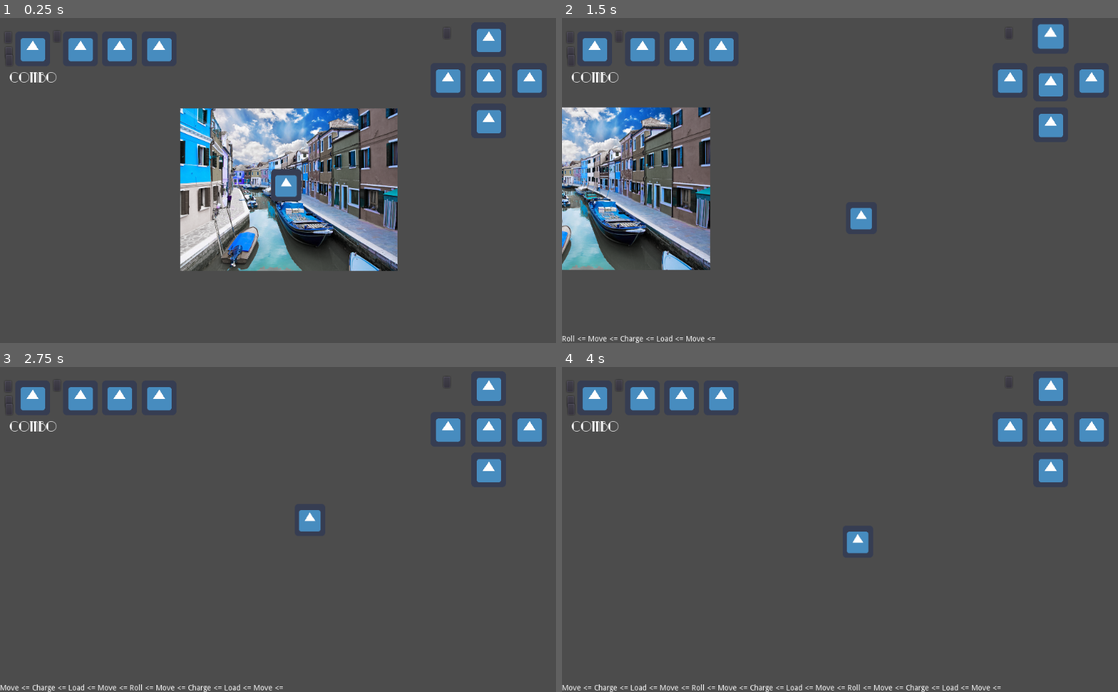
Above: before the commit, frames 1-4 (two rows, left to right).
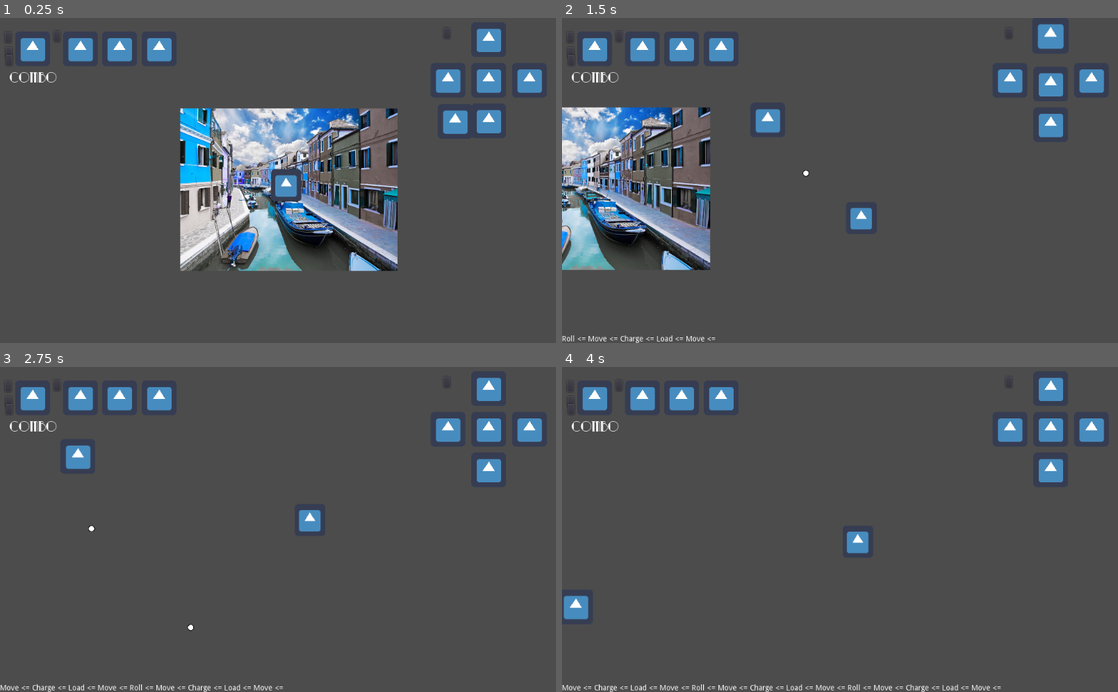
Above: after the commit, the same moments.

Repository: andrebariani/gmtk2022
Game: Godot game, scene res://src/Main.tscn
Two runs of this game, one before a commit and one after it. Both use one fixed random seed, a clock stepped at 60 frames per second and the inputs below. The engine's default icon, where the game draws it, is replaced by a stand-in: a white triangle on a blue panel in a dark square.
Inputs (mouse positions are in pixels of both pictures, inside the frame that each line leads up to):
- Up to frame 1 (0.25 s): no input
- Up to frame 2 (1.5 s): move the mouse to (962, 164) at 0.52 s; hold D (move_right) 0.53-1.28 s; click (962, 164) at 0.6 s; move the mouse to (728, 196) at 1.27 s; hold S (move_down) from 1.28 s (still down); tap Space (roll) at 1.35 s
- Up to frame 3 (2.75 s): move the mouse to (333, 458) at 2.02 s; release S (move_down) at 2.03 s; hold D (move_right) from 2.03 s (still down); click (333, 458) at 2.1 s
- Up to frame 4 (4 s): move the mouse to (812, 594) at 2.77 s; release D (move_right) at 2.78 s; hold W (move_up) 2.78-3.53 s; tap Space (roll) at 2.85 s; move the mouse to (1006, 578) at 3.52 s; hold A (move_left) from 3.53 s (still down); click (1006, 578) at 3.6 s

The runs differ from the first frame. In frame 1, 0.3% of the frame differs, in the area x 79-85%, y 28-36%; in frame 2, 0.3%; in frame 3, 0.4%, in the area x 11-35%, y 24-82%; in frame 4, 0.3%.

Commit message:
knockback

Diff:
--- a/src/Main.tscn
+++ b/src/Main.tscn
@@ -6,6 +6,7 @@
 [ext_resource path="res://src/ui/UI.tscn" type="PackedScene" id=4]
 [ext_resource path="res://src/Main.gd" type="Script" id=5]
 [ext_resource path="res://src/shaders/burano.png" type="Texture" id=6]
+[ext_resource path="res://src/entities/enemies/Ranged_enemy.tscn" type="PackedScene" id=7]
 
 [node name="Main" type="Node2D"]
 script = ExtResource( 5 )
@@ -26,4 +27,8 @@
 
 [node name="ScreenShaders" parent="CanvasLayer" instance=ExtResource( 3 )]
 
+[node name="Ranged_enemy" parent="." instance=ExtResource( 7 )]
+position = Vector2( 627, -238 )
+collision_layer = 2
+
 [connection signal="rolled" from="Player" to="." method="_on_Player_rolled"]
--- a/src/entities/enemies/Bullet.gd
+++ b/src/entities/enemies/Bullet.gd
@@ -1,13 +1,12 @@
 extends KinematicBody2D
 
-var speed = 150
+var speed = 500
 var velocity = Vector2.ZERO
 var attributes
 
 
 func _process(delta):
 	if move_and_collide(velocity * speed * delta):
-		print("morri")
 		queue_free()
 
 
@@ -17,9 +16,7 @@
 
 
 func _on_Life_timer_timeout():
-	print("morri")
 	queue_free()
 
 func _on_Hitbox_area_entered(_area):
-	print("morri")
 	queue_free()
--- a/src/entities/enemies/Enemy_base.gd
+++ b/src/entities/enemies/Enemy_base.gd
@@ -2,13 +2,15 @@
 
 onready var Player = get_parent().get_node("Player")
 onready var collision_shape = $CollisionShape2D.shape
+onready var knockback_timer = $Knockback_timer
 export (float) var speed
 export (bool) var protector
 export (int) var color_number
-enum {NORMAL, KNOCKBACK}
+enum {NORMAL, KNOCKBACK, STOP}
 var color
 var movement_status = NORMAL
 var protections = 0
+var knockback_vector
 
 signal enemy_died(enemy)
 
--- a/src/entities/enemies/Enemy_base.tscn
+++ b/src/entities/enemies/Enemy_base.tscn
@@ -20,7 +20,6 @@
 [node name="CollisionShape2D" type="CollisionShape2D" parent="Hurtbox"]
 
 [node name="Knockback_timer" type="Timer" parent="."]
-wait_time = 0.5
 one_shot = true
 
 [connection signal="timeout" from="Knockback_timer" to="." method="_on_Knockback_timer_timeout"]
--- a/src/entities/enemies/Enemy_chaser.gd
+++ b/src/entities/enemies/Enemy_chaser.gd
@@ -4,5 +4,6 @@
 	if movement_status == NORMAL:
 		# var dodge_rotation = get_angle_to_dodge_obstacles($CollisionShape2D.shape.radius, 100)
 		move_and_slide(global_position.direction_to(Player.global_position) * speed * delta)
-	else:
-		move_and_slide(-global_position.direction_to(Player.global_position) * speed * delta * 3)
+	elif movement_status == KNOCKBACK:
+		var mult = $Knockback_timer.time_left / $Knockback_timer.wait_time
+		move_and_slide((knockback_vector * mult) * delta)
--- a/src/entities/enemies/Hurtbox.gd
+++ b/src/entities/enemies/Hurtbox.gd
@@ -4,10 +4,13 @@
 
 
 func take_damage(player_color):
-	if player_color == enemy.color and (enemy.protector or enemy.protections == 0):
+	if player_color == enemy.color_number and (enemy.protector or enemy.protections == 0):
 		enemy.die()
 		return true
 	return false
 
-func take_knockback(knockback):
-	pass
+func take_knockback(knockback_vector):
+	enemy.knockback_timer.start()
+	enemy.movement_status = enemy.KNOCKBACK
+	enemy.knockback_vector = knockback_vector
+	print(enemy.knockback_vector.length())
--- a/src/entities/enemies/Ranged_enemy.gd
+++ b/src/entities/enemies/Ranged_enemy.gd
@@ -9,17 +9,20 @@
 
 
 func on_process(delta):
+	movimentation(delta)
+	if movement_status == KNOCKBACK:
+		return
+
 	if aiming:
 		if not is_path_to_player_free():
+			movement_status = NORMAL
 			$Timer_shoot.stop()
 			aiming = false
 	elif in_range:
 		if is_path_to_player_free():
+			movement_status = STOP
 			$Timer_shoot.start()
 			aiming = true
-		movimentation(delta)
-	else:
-		movimentation(delta)
 
 
 func is_path_to_player_free():
@@ -37,10 +40,14 @@
 	in_range = false
 
 func _on_Timer_shoot_timeout():
-	shoot()
+	if movement_status != KNOCKBACK:
+		shoot()
+
 	if not in_range:
 		aiming = false
 		$Timer_shoot.stop()
+		if movement_status != KNOCKBACK:
+			movement_status = NORMAL
 
 func shoot():
 	# shoot_animation.play("Shoot")
--- a/src/entities/enemies/Ranged_enemy.tscn
+++ b/src/entities/enemies/Ranged_enemy.tscn
@@ -2,30 +2,33 @@
 
 [ext_resource path="res://src/entities/enemies/Enemy_chaser.tscn" type="PackedScene" id=1]
 [ext_resource path="res://src/entities/enemies/Ranged_enemy.gd" type="Script" id=2]
-[ext_resource path="res://src/entities/enemies/LG-bullet-power.png" type="Texture" id=3]
+[ext_resource path="res://icon.png" type="Texture" id=3]
 
-[sub_resource type="CircleShape2D" id=2]
-radius = 13.0
+[sub_resource type="RectangleShape2D" id=2]
+extents = Vector2( 29.5, 30 )
 
-[sub_resource type="CircleShape2D" id=3]
-radius = 13.0384
+[sub_resource type="RectangleShape2D" id=3]
+extents = Vector2( 29.5, 30.25 )
 
 [sub_resource type="CircleShape2D" id=1]
-radius = 250.0
+radius = 300.167
 
 [node name="Ranged_enemy" instance=ExtResource( 1 )]
+scale = Vector2( 2, 2 )
 collision_mask = 6
 script = ExtResource( 2 )
-speed = 5000.0
+speed = 10000.0
 color_number = 1
 
 [node name="Sprite" parent="." index="0"]
 texture = ExtResource( 3 )
 
 [node name="CollisionShape2D" parent="." index="1"]
+position = Vector2( 0, 1 )
 shape = SubResource( 2 )
 
 [node name="CollisionShape2D" parent="Hurtbox" index="0"]
+position = Vector2( -0.5, 1.25 )
 shape = SubResource( 3 )
 
 [node name="Range" type="Area2D" parent="." index="4"]
--- a/src/entities/player/Player.tscn
+++ b/src/entities/player/Player.tscn
@@ -81,8 +81,8 @@
 }
 
 [node name="Hitbox" type="Area2D" parent="."]
-collision_layer = 18
-collision_mask = 32
+collision_layer = 34
+collision_mask = 16
 monitoring = false
 monitorable = false
 
--- a/src/entities/player/states/Charge.gd
+++ b/src/entities/player/states/Charge.gd
@@ -38,6 +38,7 @@
 
 func _on_Hitbox_area_entered(area):
 	if area.has_method("take_damage"):
+		print('oi')
 		area.take_damage(e.current_enemy_type)
 
 	if area.has_method("take_knockback"):
--- a/src/spawner/Enemies_spawner.gd
+++ b/src/spawner/Enemies_spawner.gd
@@ -13,7 +13,7 @@
 	preload('res://src/entities/enemies/Protector_enemy.tscn')
 ]
 var attack_enemies = [
-
+	preload('res://src/entities/enemies/Ranged_enemy.tscn')
 ]
 
 var game_time = 0
@@ -38,11 +38,17 @@
 	$Timer.start(SPAWN_DELAY)
 
 func spawn_enemies():
-	while current_spawn_points != 0:
-		var selected = enemies[rng.randi_range(0, get_possible_enemies_max_range(current_spawn_points))]
-		current_spawn_points -= selected["spawn_points_cost"]
-		spawn_enemy(selected['enemy'])
-		qnt_enemies_alive += 1
+	var qnt_attack_enemies = round(game_time / 30) + 2
+	var qnt_support_enemies = round(game_time / 60)
+	qnt_enemies_alive += qnt_attack_enemies + qnt_support_enemies
+
+	for i in range(qnt_attack_enemies):
+		var selected = attack_enemies[rng.randi_range(0, len(attack_enemies) - 1)]
+		spawn_enemy(selected)
+
+	for i in range(qnt_support_enemies):
+		var selected = support_enemies[rng.randi_range(0, len(support_enemies) - 1)]
+		spawn_enemy(selected)
 
 func spawn_enemy(Enemy):
 	var enemy = Enemy.instance()
Not shown: 1 places in src/Main.tscn that only renumber resources
